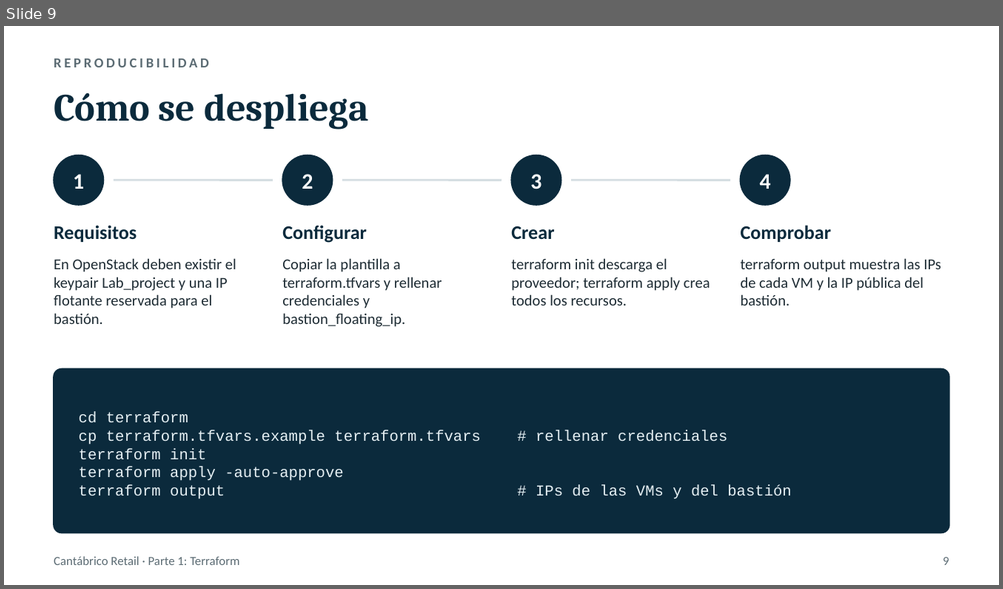
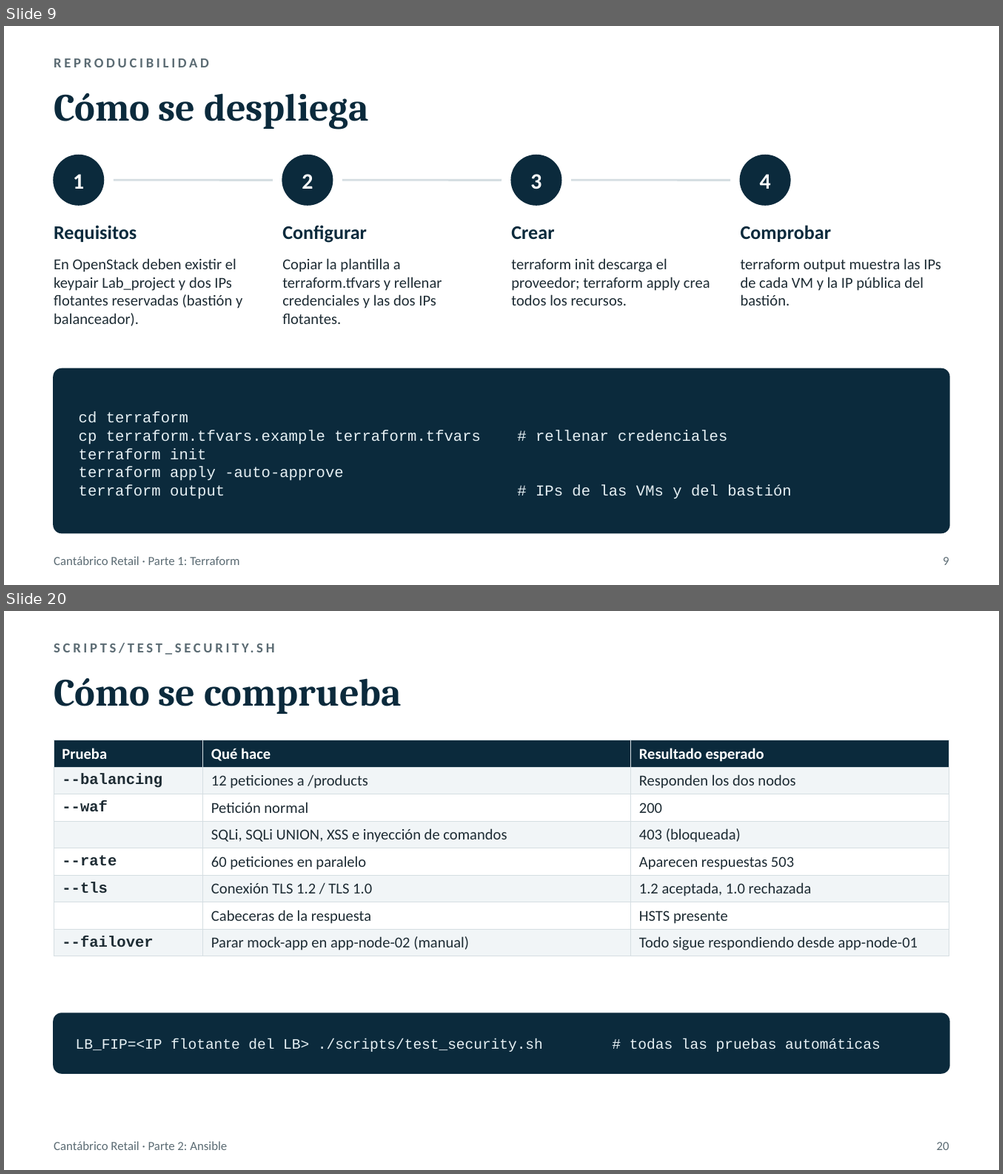
Before and after one commit to CodeSFI/ASSW_Lab_Project, a slide deck: docs/presentacion_parte1_terraform.pptx. Shown one above the other, each under a label of ours: slide 9 before the commit, slides 9 and 20 after it; the slides between them are not shown. The pictures are 1003x589 and 1003x1174 pixels, drawn with LibreOffice and Linux fonts; fonts in the diff are those of the drawing. Boxes give left, top, right and bottom in pixels: in the first picture for what was removed or moved away, otherwise in the second. Text is boxed around its words. In the diff, an @@ line names an element or a change of style, - is before the commit and + after.

```diff
--- a/docs/presentacion_parte1_terraform.pptx
+++ b/docs/presentacion_parte1_terraform.pptx
@@ slide 20 added at (x1=4, y1=611, x2=999, y2=1170), background #FFFFFF @@
@@ text added at (x1=54, y1=639, x2=949, y2=664), 10 pt, text #5B6B73, bold @@
+SCRIPTS/TEST_SECURITY.SH
@@ text added at (x1=54, y1=678, x2=401, y2=714), 28 pt, text #0B2A3C, bold @@
+Cómo se comprueba
@@ table added at (x1=54, y1=741, x2=949, y2=954), 8 rows, 3 columns @@
+Prueba | Qué hace | Resultado esperado
+--balancing | 12 peticiones a /products | Responden los dos nodos
+--waf | Petición normal | 200
+ | SQLi, SQLi UNION, XSS e inyección de comandos | 403 (bloqueada)
+--rate | 60 peticiones en paralelo | Aparecen respuestas 503
+--tls | Conexión TLS 1.2 / TLS 1.0 | 1.2 aceptada, 1.0 rechazada
+ | Cabeceras de la respuesta | HSTS presente
+--failover | Parar mock-app en app-node-02 (manual) | Todo sigue respondiendo desde app-node-01
@@ rounded rectangle added at (x1=54, y1=1014, x2=949, y2=1073), fill #0B2A3C, outline #0B2A3C 1 pt @@
@@ text added at (x1=76, y1=1039, x2=880, y2=1052), 10.5 pt, text #E6F0F4 @@
+LB_FIP=<IP flotante del LB> ./scripts/test_security.sh # todas las pruebas automáticas
@@ text added at (x1=54, y1=1142, x2=227, y2=1150), 9 pt, text #5B6B73 @@
+Cantábrico Retail · Parte 2: Ansible
@@ text added at (x1=936, y1=1142, x2=949, y2=1150), 9 pt, text #5B6B73 @@
+20
@@ slide 9 changed as well @@
@@ text at (x1=54, y1=258, x2=242, y2=326): text changed @@
-En OpenStack deben existir el keypair Lab_project y una IP flotante reservada para el bastión.
+En OpenStack deben existir el keypair Lab_project y dos IPs flotantes reservadas (bastión y balanceador).
@@ text at (x1=282, y1=258, x2=442, y2=324): text changed @@
-Copiar la plantilla a terraform.tfvars y rellenar credenciales y bastion_floating_ip.
+Copiar la plantilla a terraform.tfvars y rellenar credenciales y las dos IPs flotantes.
```
Also in this commit, not shown: 2 other slides changed, 11 other slides added.
